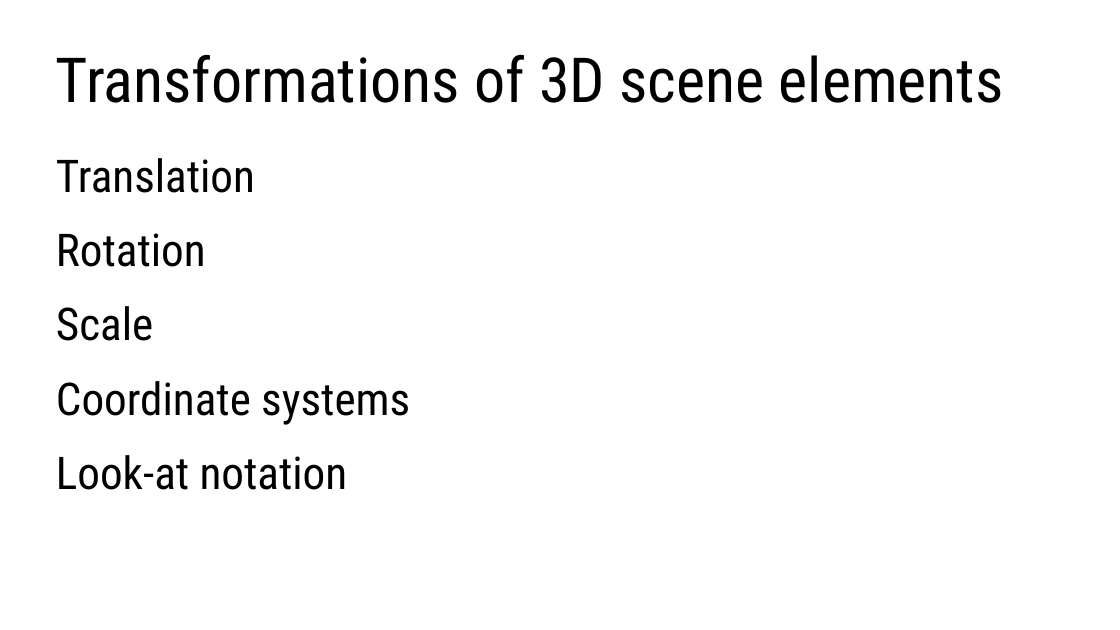
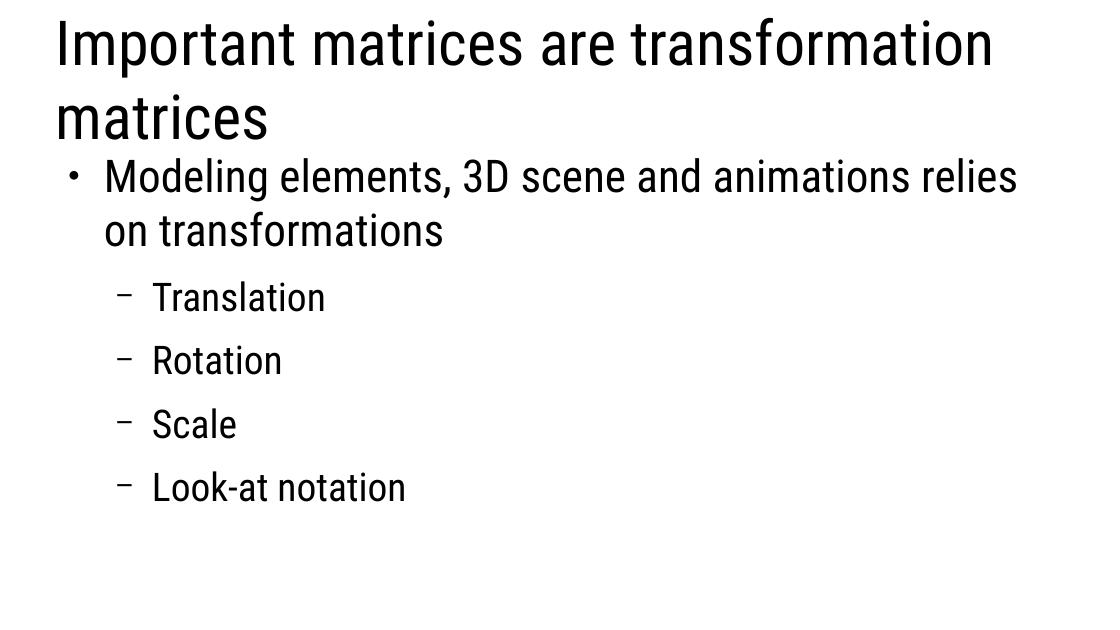
Before and after one commit to lorentzo/IntroductionToComputerGraphics, a slide deck: slide 5 of lectures/3_foundations_3d_scene/3_5_transformations.odp (slide 2 before the commit). Drawn at 1120x630 pixels with LibreOffice and Linux fonts; fonts in the diff are those of the drawing. Boxes give left, top, right and bottom in pixels: in the first picture for what was removed or moved away, otherwise in the second. Text is boxed around its words. In the diff, an @@ line names an element or a change of style, - is before the commit and + after.

Commit message:
transformations and 3d models update

```diff
--- a/lectures/3_foundations_3d_scene/3_5_transformations.odp
+++ b/lectures/3_foundations_3d_scene/3_5_transformations.odp
@@ title at (56,18,995,140): text changed @@
-Transformations of 3D scene elements
+Important matrices are transformation matrices
@@ text at (104,158,1018,247): paragraph added @@
+● Modeling elements, 3D scene and animations relies on transformations
@@ text at (152,281,406,502): size 32 to 28 pt in "Translation", "Rotation", "Scale", "Look-at notation"; bullet none to −; list level 1 to 2 in "Translation"; list level 1 to 2 in "Rotation"; list level 1 to 2 in "Scale"; list level 1 to 2 in "Look-at notation" @@
@@ text at (56,381,410,425): paragraph removed @@
-Coordinate systems
```
Also in this commit, not shown: 10 slides added, 2 other files.
